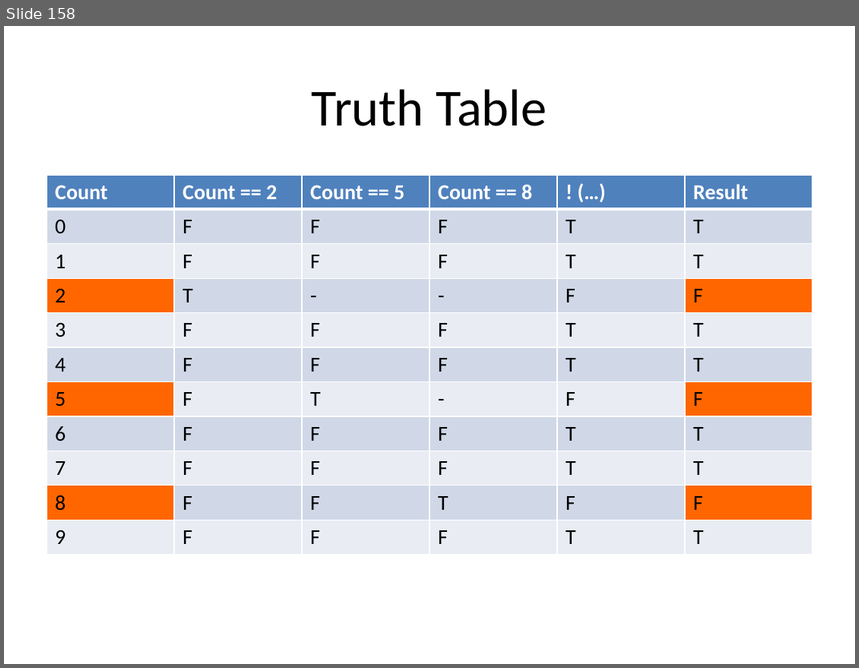
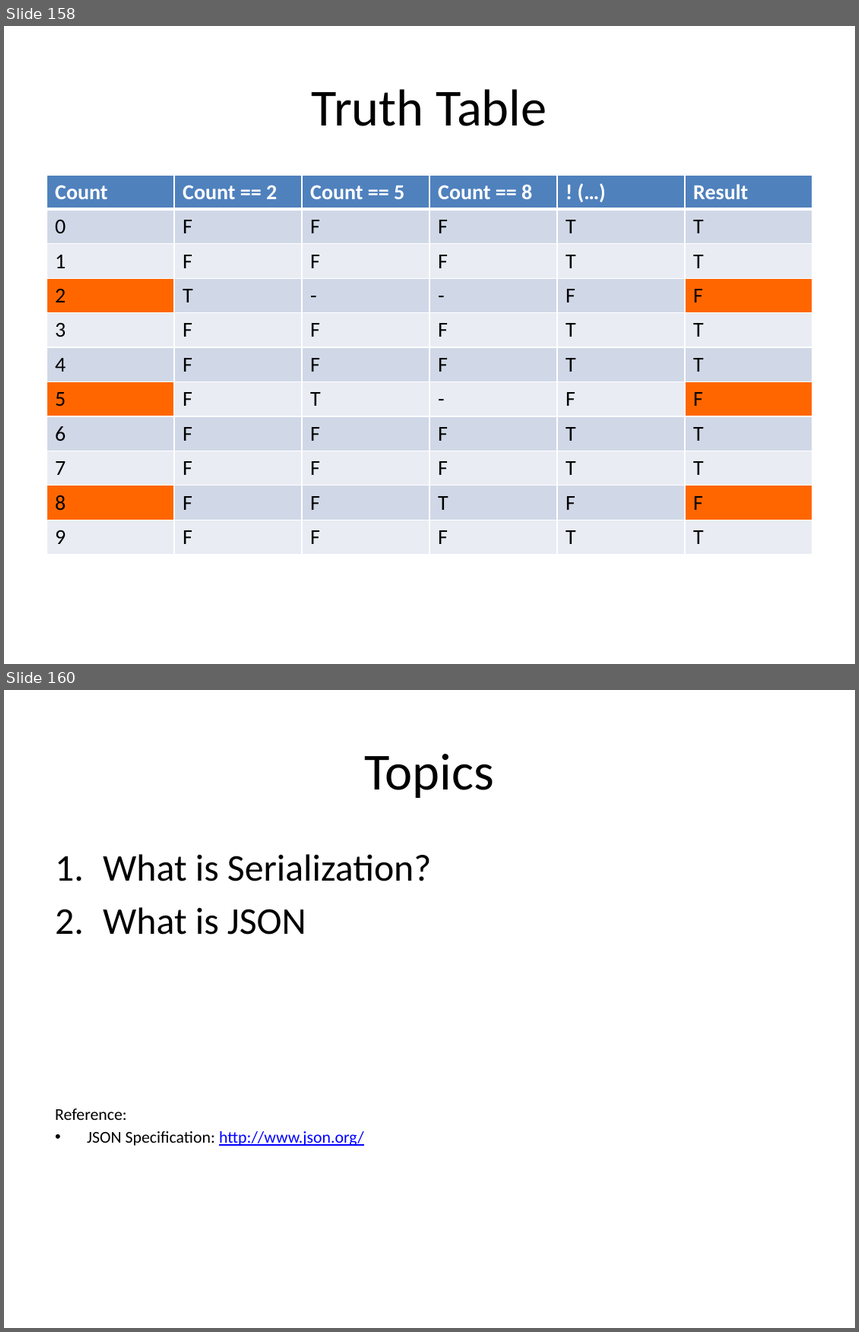
Before and after one commit to xiliax/web-programming-fundamentals, a slide deck: docs/learn-computer-programming.pptx. Shown one above the other, each under a label of ours: slide 158 before the commit, slides 158 and 160 after it; the slides between them are not shown. The pictures are 859x668 and 859x1332 pixels, drawn with LibreOffice and Linux fonts; fonts in the diff are those of the drawing. Boxes give left, top, right and bottom in pixels: in the first picture for what was removed or moved away, otherwise in the second. Text is boxed around its words. In the diff, an @@ line names an element or a change of style, - is before the commit and + after.

Commit message:
Updated document, slides and code example for c05s20 - JavaScript - Serialization With JSON

```diff
--- a/docs/learn-computer-programming.pptx
+++ b/docs/learn-computer-programming.pptx
@@ slide 160 added at [4, 690, 855, 1328], background #FFFFFF @@
@@ title added at [365, 754, 495, 798], 44 pt, text #000000 @@
+Topics
@@ text added at [55, 854, 431, 1146], 14 pt, text #000000 @@
+1. What is Serialization?
+2. What is JSON
+Reference:
+• JSON Specification: http://www.json.org/
```
Also in this commit, not shown: 1 slide changed, 5 other slides added, 10 other files.
